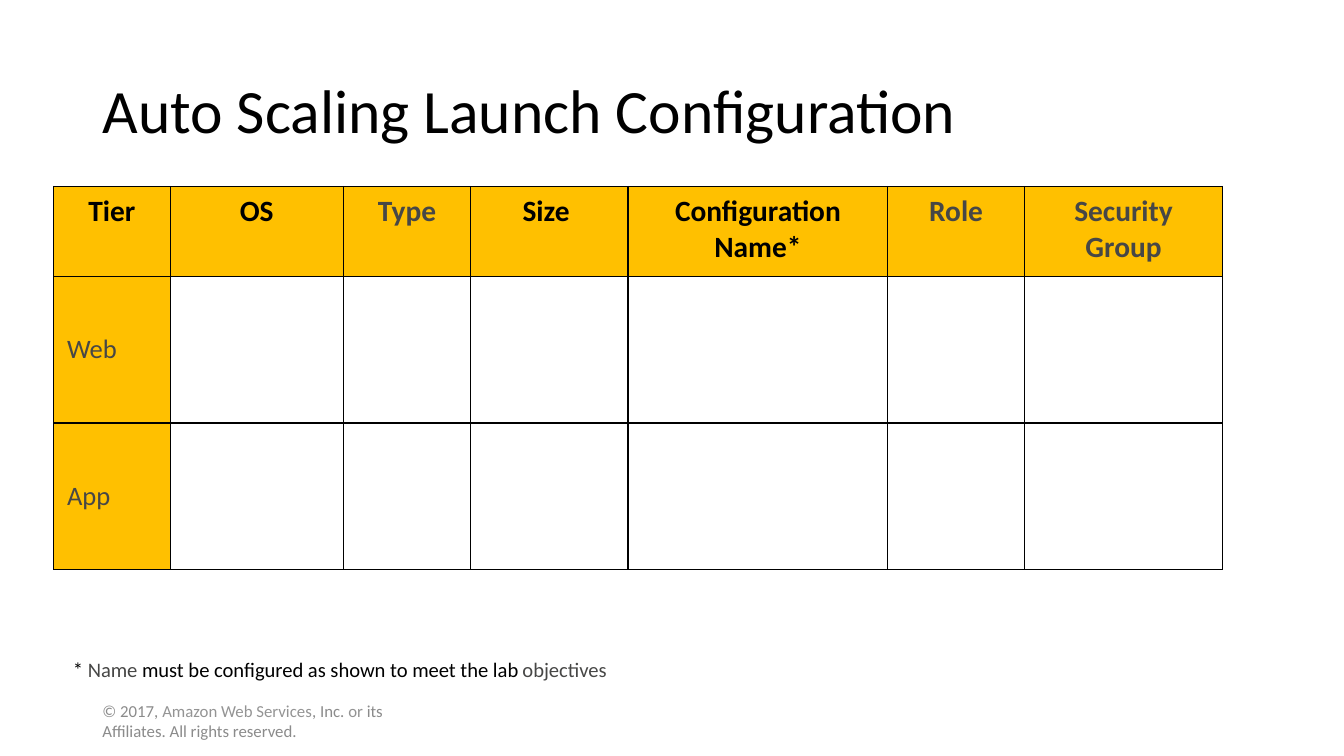
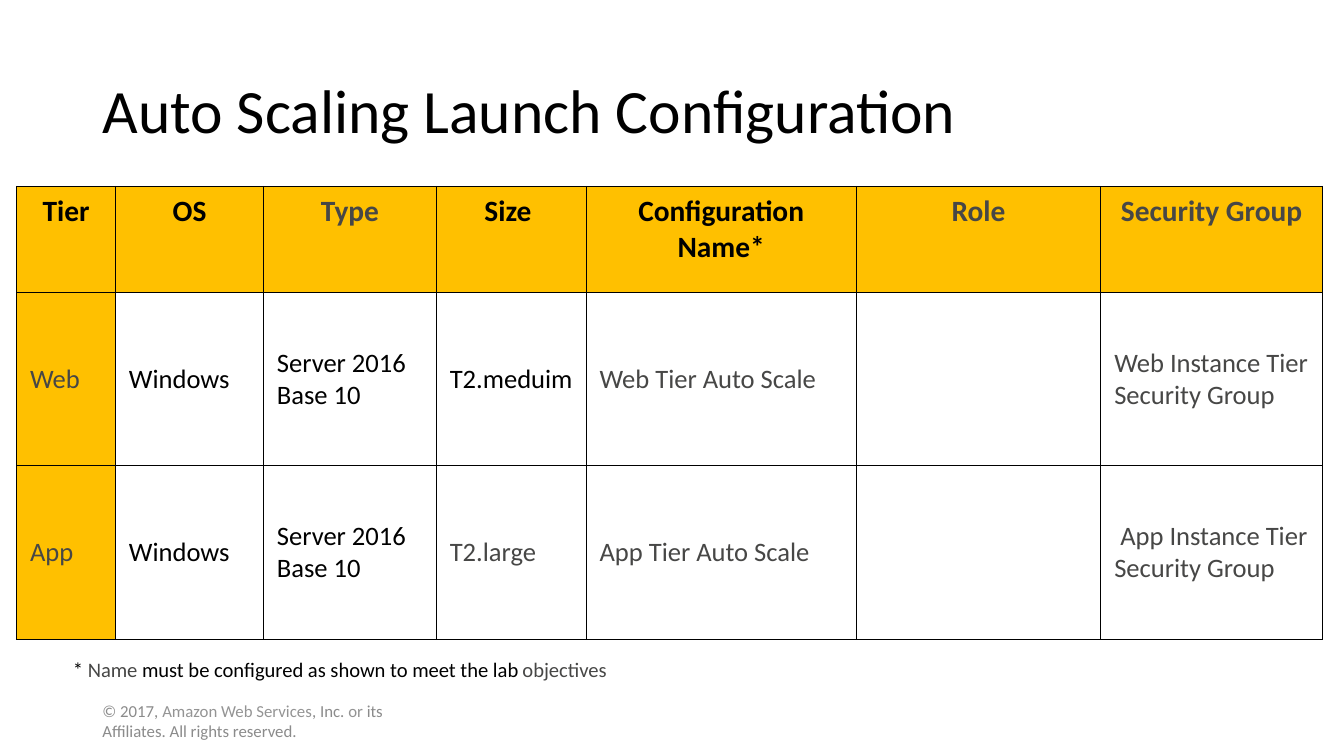
Before and after one commit to WilliamCareySemiColon/college_y3, a slide deck: slide 16 of Cloud_Computing/Labs/Assignment/part 1/Solution Template.pptx (slide 12 before the commit). Drawn at 1344x756 pixels with LibreOffice and Linux fonts; fonts in the diff are those of the drawing. Boxes give left, top, right and bottom in pixels: in the first picture for what was removed or moved away, otherwise in the second. Text is boxed around its words. In the diff, an @@ line names an element or a change of style, - is before the commit and + after.

```diff
--- a/Cloud_Computing/Labs/Assignment/part 1/Solution Template.pptx
+++ b/Cloud_Computing/Labs/Assignment/part 1/Solution Template.pptx
@@ table at (17,187,1325,639) @@
-row 2: Web |  |  |  |  |  | 
+row 2: Web | Windows | Server 2016 Base 10 | T2.meduim | Web Tier Auto Scale |  | Web Instance Tier Security Group
-row 3: App |  |  |  |  |  | 
+row 3: App | Windows | Server 2016 Base 10 | T2.large | App Tier Auto Scale |  | App Instance Tier Security Group
@@ table: place and size @@
-table at (53,187,1225,570)
+table at (17,187,1325,639)
```
Also in this commit, not shown: 7 other slides changed, 4 slides added, 3 other files.
